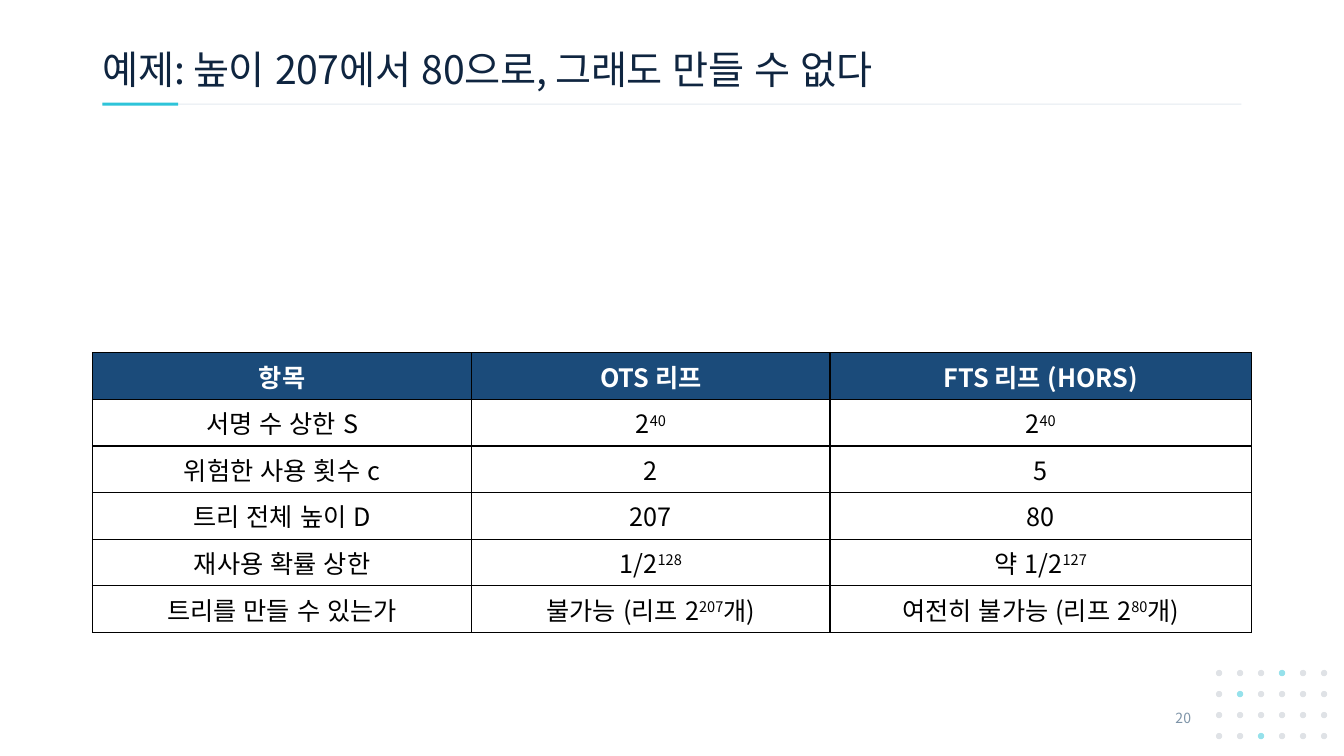
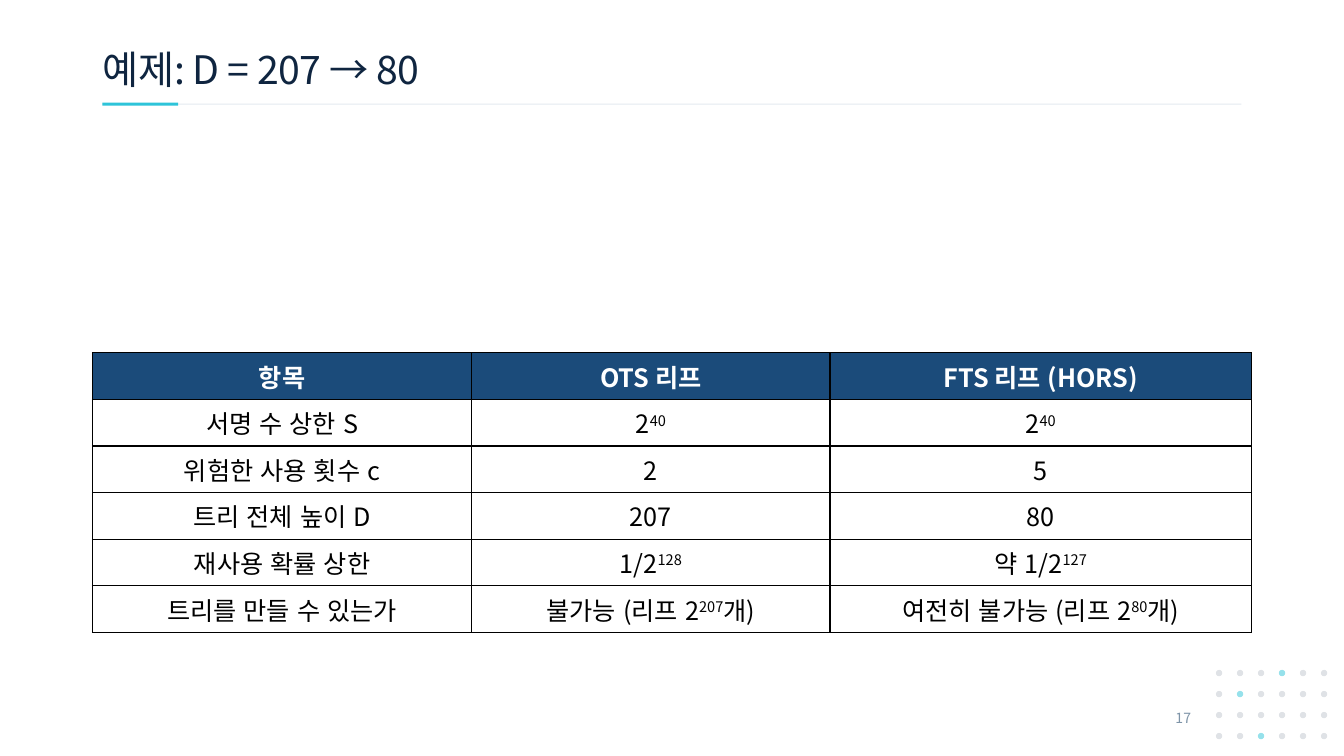
Before and after one commit to giyuubin/PQC, a slide deck: slide 17 of presentation/1007_18_SPHINCS-FTS-and-Virtual-Hypertree.pptx (slide 20 before the commit). Drawn at 1344x756 pixels with LibreOffice and Linux fonts; fonts in the diff are those of the drawing; grey boxes stand for pictures. Boxes give left, top, right and bottom in pixels: in the first picture for what was removed or moved away, otherwise in the second. Text is boxed around its words. In the diff, an @@ line names an element or a change of style, - is before the commit and + after.

```diff
--- a/presentation/1007_18_SPHINCS-FTS-and-Virtual-Hypertree.pptx
+++ b/presentation/1007_18_SPHINCS-FTS-and-Virtual-Hypertree.pptx
@@ title at <box>102,51,420,87</box>: text changed @@
-예제: 높이 207에서 80으로, 그래도 만들 수 없다
+예제: D = 207 → 80
@@ page number at <box>1175,713,1191,723</box>: text changed @@
-20
+17
```
Also in this commit, not shown: 21 other slides changed, 3 slides added, 8 slides removed.
